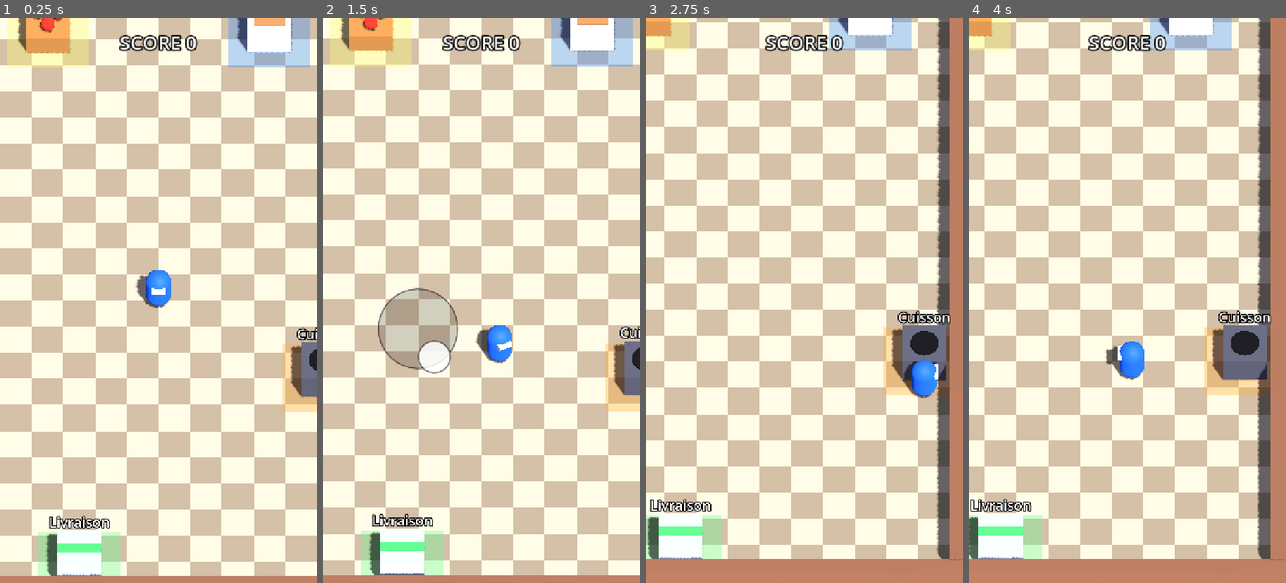
Above: before the commit, frames 1-4 (left to right).
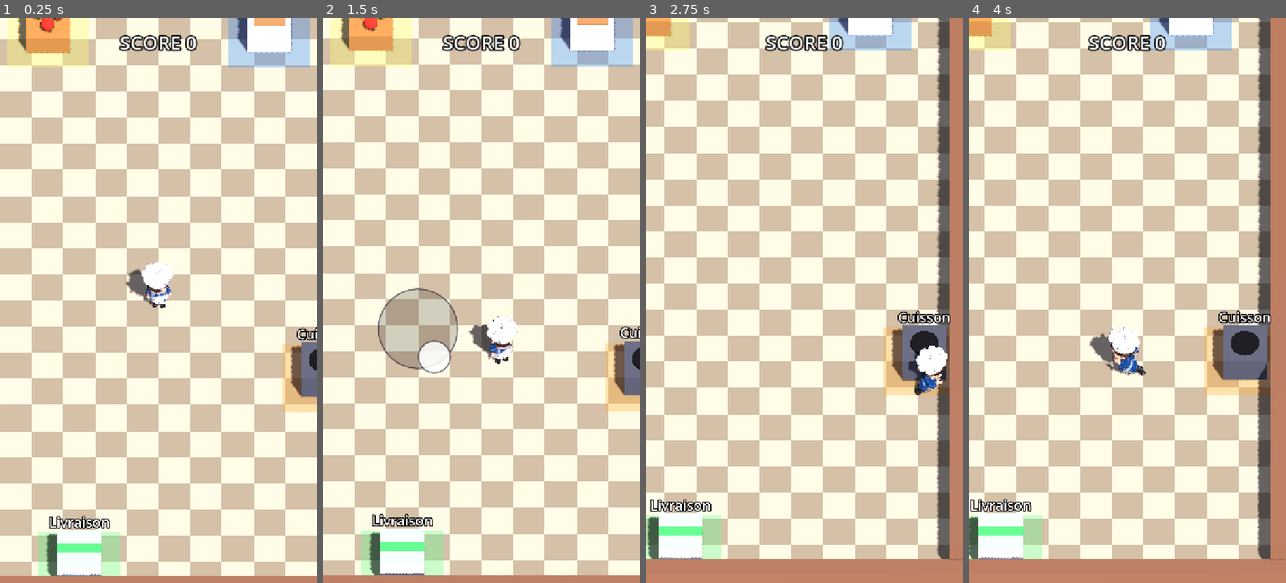
Above: after the commit, the same moments.

Repository: RayaneChCh-dev/Ratoir
Game: Godot game, scene res://scenes/main.tscn
Two runs of this game, one before a commit and one after it. Both use one fixed random seed, a clock stepped at 60 frames per second and the inputs below.
Inputs (mouse positions are in pixels of both pictures, inside the frame that each line leads up to):
- Up to frame 1 (0.25 s): no input
- Up to frame 2 (1.5 s): tap Enter at 0.5 s; drag from (481, 40) to (513, 176) at 0.52 s; drag from (418, 328) to (465, 413) at 1.27 s
- Up to frame 3 (2.75 s): move the mouse to (836, 176) at 2.02 s; hold D (move_right) from 2.03 s (still down)
- Up to frame 4 (4 s): release D (move_right) at 2.75 s; drag from (1111, 413) to (1032, 215) at 2.77 s; move the mouse to (1222, 385) at 3.52 s; hold A (move_left) from 3.53 s (still down)

The runs differ from the first frame. In frame 1, 0.7% of the frame differs, in the area x 39-55%, y 43-52%; in frame 2, 0.6%; in frame 3, 0.8%; in frame 4, 0.9%, in the area x 38-56%, y 54-65%.

Commit message:
Remplace la capsule du joueur par le modèle 3D du chef animé
- assets/models/characters/chef.glb : modèle Meshy (6 465 triangles),
  animations walk et run fusionnées, texture 1024 (0,6 Mo au lieu de 12 Mo)
- player.gd : joue idle / walk / run selon la vitesse, cadence calée sur
  la vitesse réelle ; pose figée tant qu'il n'y a pas d'animation idle
- Chef agrandi (≈ 2 m avec la toque) pour rester lisible sur téléphone
- tools/optimize_glb.py : allège un .glb et fusionne des animations, sans Blender
- Docs : ASSETS §6, ARCHITECTURE (Player), CREDITS, fiche Phase 7

Co-Authored-By: Claude Opus 5.5 <noreply@anthropic.com>

Diff:
--- a/scenes/player.tscn
+++ b/scenes/player.tscn
@@ -1,26 +1,11 @@
-[gd_scene load_steps=7 format=3]
+[gd_scene load_steps=4 format=3]
 
 [ext_resource type="Script" path="res://scripts/player.gd" id="1_player"]
+[ext_resource type="PackedScene" path="res://assets/models/characters/chef.glb" id="2_chef"]
 
 [sub_resource type="CapsuleShape3D" id="Shape_body"]
 radius = 0.4
 height = 1.4
-
-[sub_resource type="StandardMaterial3D" id="Mat_blue"]
-albedo_color = Color(0.16, 0.42, 0.95, 1)
-roughness = 0.6
-
-[sub_resource type="CapsuleMesh" id="Mesh_body"]
-material = SubResource("Mat_blue")
-radius = 0.4
-height = 1.4
-
-[sub_resource type="StandardMaterial3D" id="Mat_face"]
-albedo_color = Color(0.98, 0.95, 0.9, 1)
-
-[sub_resource type="BoxMesh" id="Mesh_face"]
-material = SubResource("Mat_face")
-size = Vector3(0.45, 0.18, 0.2)
 
 [node name="Player" type="CharacterBody3D"]
 script = ExtResource("1_player")
@@ -31,13 +16,8 @@
 
 [node name="Model" type="Node3D" parent="."]
 
-[node name="Body" type="MeshInstance3D" parent="Model"]
-position = Vector3(0, 0.7, 0)
-mesh = SubResource("Mesh_body")
-
-[node name="Face" type="MeshInstance3D" parent="Model"]
-position = Vector3(0, 1.05, 0.35)
-mesh = SubResource("Mesh_face")
+[node name="Chef" parent="Model" instance=ExtResource("2_chef")]
+transform = Transform3D(0.95, 0, 0, 0, 0.95, 0, 0, 0, 0.95, 0, 0, 0)
 
 [node name="HoldPoint" type="Node3D" parent="Model"]
-position = Vector3(0, 0.75, 0.6)
+position = Vector3(0, 0.8, 0.55)
--- a/scripts/player.gd
+++ b/scripts/player.gd
@@ -6,11 +6,26 @@
 @export var turn_speed := 14.0
 @export var joystick: TouchJoystick
 
+## Vitesses (m/s) auxquelles les animations « walk » et « run » ont leur cadence d'origine.
+@export var walk_anim_speed := 1.8
+@export var run_anim_speed := 4.5
+## Au-dessus de cette vitesse on court, en dessous de `idle_threshold` on s'arrête.
+@export var run_threshold := 3.0
+@export var idle_threshold := 0.3
+
+var _anim: AnimationPlayer
+var _anim_state := ""
+
 @onready var _model: Node3D = $Model
 
 
 func _ready() -> void:
 	motion_mode = CharacterBody3D.MOTION_MODE_FLOATING
+	var players := _model.find_children("*", "AnimationPlayer", true, false)
+	if not players.is_empty():
+		_anim = players[0]
+		for anim_name in _anim.get_animation_list():
+			_anim.get_animation(anim_name).loop_mode = Animation.LOOP_LINEAR
 
 
 func _physics_process(delta: float) -> void:
@@ -26,6 +41,33 @@
 	if direction.length_squared() > 0.001:
 		var target_yaw := atan2(direction.x, direction.z)
 		_model.rotation.y = lerp_angle(_model.rotation.y, target_yaw, turn_speed * delta)
+
+	_update_animation()
+
+
+## Choisit idle / walk / run selon la vitesse, et cale la cadence des pas sur la vitesse réelle.
+func _update_animation() -> void:
+	if _anim == null:
+		return
+	var ground_speed := Vector2(velocity.x, velocity.z).length()
+	if ground_speed < idle_threshold:
+		if _anim_state != "idle":
+			_anim_state = "idle"
+			if _anim.has_animation("idle"):
+				_anim.play("idle", 0.2)
+			else:
+				# Pas encore d'animation « idle » : on fige la pose neutre du début de la marche.
+				_anim.play("walk")
+				_anim.seek(0.0, true)
+				_anim.pause()
+		return
+	var running := ground_speed > run_threshold and _anim.has_animation("run")
+	var wanted := "run" if running else "walk"
+	if _anim_state != wanted or not _anim.is_playing():
+		_anim_state = wanted
+		_anim.play(wanted, 0.15)
+	var reference := run_anim_speed if running else walk_anim_speed
+	_anim.speed_scale = clampf(ground_speed / reference, 0.5, 1.6)
 
 
 func _read_input() -> Vector2:
Binary file added: assets/models/characters/chef.glb
Not shown, added: assets/models/characters/chef.glb.import
Binary file added: assets/models/characters/chef_0.jpg
Not shown, added: assets/models/characters/chef_0.jpg.import
Not shown, changed: CREDITS.md
Not shown, changed: README.md
Not shown, changed: docs/ARCHITECTURE.md
Not shown, changed: docs/ASSETS.md
Not shown, changed: docs/phases/PHASE-7-polish.md
Not shown, added: tools/optimize_glb.py
